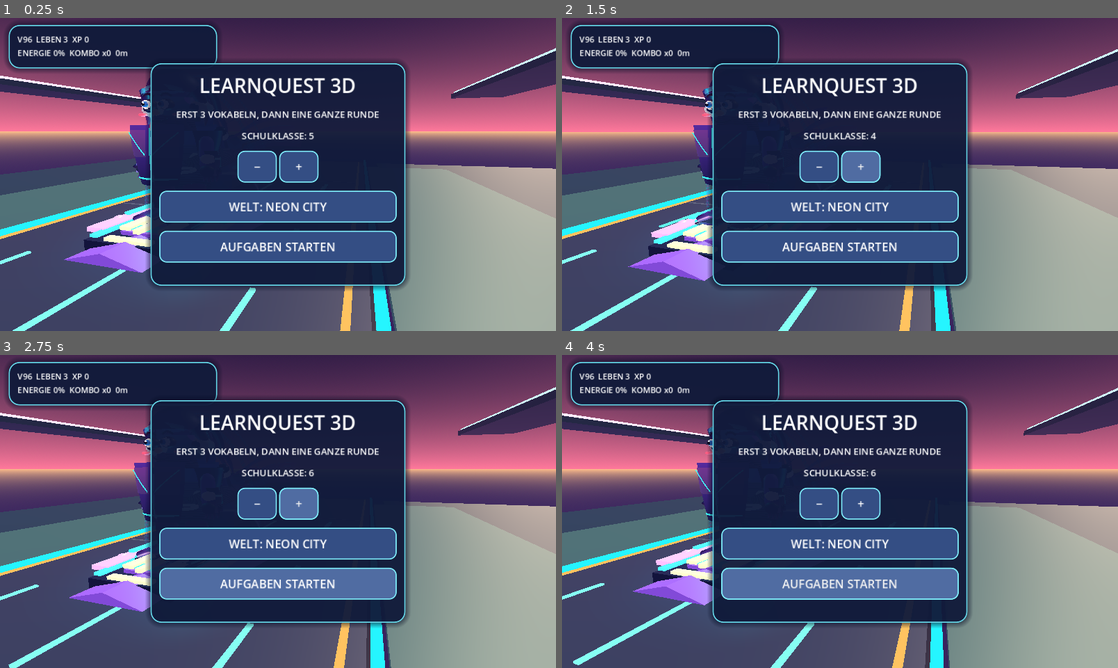
Above: before the commit, frames 1-4 (two rows, left to right).
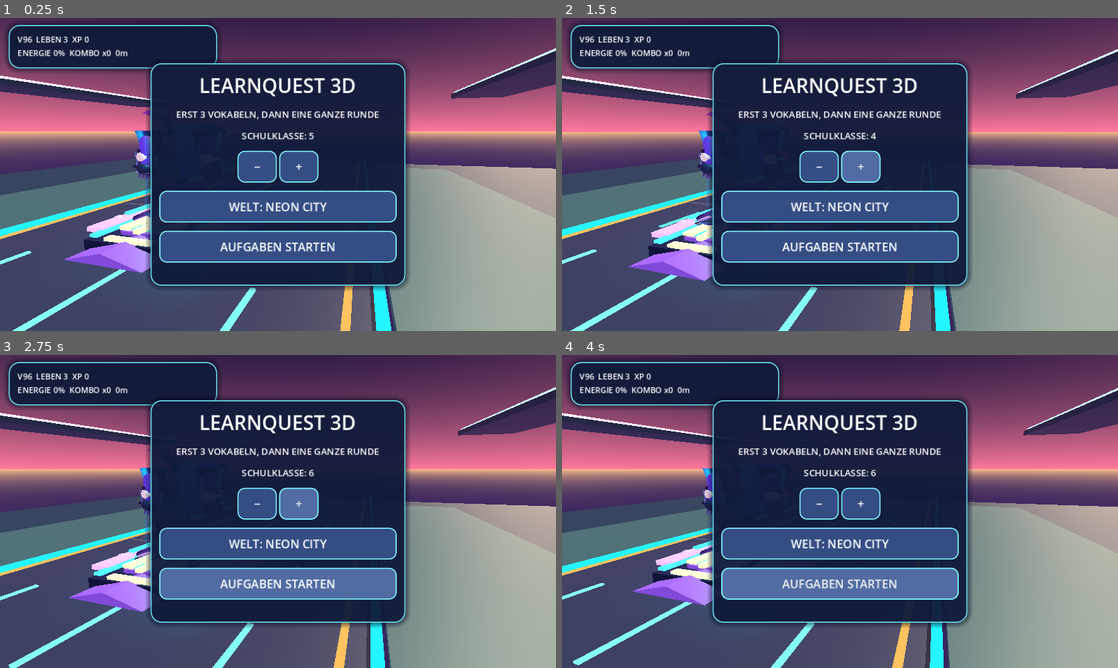
Above: after the commit, the same moments.

Repository: mtothek0703/learnquest-unity-web
Game: Godot game, scene res://main.tscn
The game is run twice, just before and just after one commit, with the same random seed, the same clock (stepped at 60 frames per second) and the same inputs.
Inputs (mouse positions are in pixels of both pictures, inside the frame that each line leads up to):
- Up to frame 1 (0.25 s): no input
- Up to frame 2 (1.5 s): click "−" at 0.5 s; move the mouse to (962, 158) at 1.27 s; hold Right from 1.28 s (still down); hold Q from 1.28 s (still down); click (962, 158) at 1.42 s
- Up to frame 3 (2.75 s): tap Space at 1.52, 1.82 s; release Right at 2 s; release Q at 2 s; drag from (166, 527) to (250, 574) at 2.02 s
- Up to frame 4 (4 s): move the mouse to (895, 442) at 2.77 s; hold Right 2.78-3.5 s; hold R 2.78-3.5 s; drag from (812, 574) to (673, 464) at 3.52 s

The runs differ from the first frame. In frame 1, 0.7% of the frame differs, in the area x 23-28%, y 19-54%; in frame 2, 0.6%; in frame 3, 0.5%; in frame 4, 0.4%.

Commit message:
Sprint 1 V98: synchronize original skinned head, face, hair and flight costume poses

Diff:
--- a/godot/rider_character.gd
+++ b/godot/rider_character.gd
@@ -164,6 +164,11 @@
     var harness := preload("res://rider_aero_harness.gd").new() as Node3D
     harness.name = "AnimatedAeroHarness"
     model.add_child(harness)
+    # V98: match the jacket, coat, exosuit and aero gear to the same V97
+    # skinned-body chest/hips pose. Preserve each accessory's own animation.
+    var costume_follow := preload("res://rider_costume_skin_follow.gd").new() as Node3D
+    costume_follow.name = "SkinnedCostumePoseFollower"
+    model.add_child(costume_follow)
     # Keep the original animated board and lights, hide only its old body.
     var old_body := legacy_rider.get_node_or_null("Animated racer rig")
     if old_body != null:
--- /dev/null
+++ b/godot/rider_costume_skin_follow.gd
@@ -0,0 +1,56 @@
+extends Node3D
+## Sprint 1 / V98: chest/hips pose drives existing detailed costume assemblies.
+## No new geometry, collisions or touch-input changes. Child animations (cloth,
+## glowing reactor, exosuit and cape) remain independently animated.
+const PARTS := [
+    "AnimatedTailoredFlightJacket",
+    "AnimatedSculptedCoat",
+    "AnimatedAeroHarness",
+    "AnimatedSkeletalExosuit",
+    "AnimatedMotionCloak"
+]
+const CHEST_INFLUENCE := [1.0, 0.72, 0.90, 0.78, 0.80]
+const CHEST_ANCHOR := Vector3(0.0, 1.95, 0.0)
+var skeleton: Skeleton3D
+var tracked: Array[Node3D] = []
+var rest_transforms: Array[Transform3D] = []
+var strengths: Array[float] = []
+
+func _ready() -> void:
+    # The original body pose runs at 10, face/helmet/hair at 20.
+    process_priority = 30
+    var model := get_parent() as Node3D
+    var rig := model.get_node_or_null("OriginalBodySkinRig") as Node3D
+    if rig == null:
+        return
+    skeleton = rig.get_node_or_null("OriginalBodySkeleton13") as Skeleton3D
+    if skeleton == null:
+        return
+    for i in range(PARTS.size()):
+        var part := model.get_node_or_null(NodePath(PARTS[i])) as Node3D
+        if part != null:
+            tracked.append(part)
+            rest_transforms.append(part.transform)
+            strengths.append(CHEST_INFLUENCE[i])
+
+func _process(_delta: float) -> void:
+    if skeleton == null:
+        return
+    var hips := skeleton.get_bone_global_pose(0)
+    var chest := skeleton.get_bone_global_pose(2)
+    var hips_shift := hips.origin - skeleton.get_bone_global_rest(0).origin
+    var chest_shift := chest.origin - skeleton.get_bone_global_rest(2).origin
+    var hip_rotation := Quaternion(hips.basis.orthonormalized())
+    var chest_rotation := Quaternion(chest.basis.orthonormalized())
+    for i in range(tracked.size()):
+        var part := tracked[i]
+        if not is_instance_valid(part):
+            continue
+        var strength := strengths[i]
+        var rotation_basis := Basis(hip_rotation.slerp(chest_rotation, strength))
+        var displacement := hips_shift.lerp(chest_shift, strength)
+        var rest: Transform3D = rest_transforms[i]
+        part.transform = Transform3D(
+            rotation_basis * rest.basis,
+            CHEST_ANCHOR + displacement + rotation_basis * (rest.origin - CHEST_ANCHOR)
+        )
--- /dev/null
+++ b/godot/rider_costume_skin_follow_test.gd
@@ -0,0 +1,88 @@
+extends SceneTree
+## Sprint 1 / V98: original skin, face, hair, helmet and coat must share poses.
+## Explicit deterministic poses avoid mistaking node existence for animation.
+func _initialize() -> void:
+    call_deferred("_check")
+
+func _fail(message: String) -> void:
+    push_error("COSTUME SKIN FOLLOW TEST FAILED: " + message)
+    quit(1)
+
+func _check() -> void:
+    var rider := preload("res://rider_character.tscn").instantiate() as Node3D
+    root.add_child(rider)
+    await process_frame
+    var model := rider.get_node_or_null("ImportedRider") as Node3D
+    if model == null:
+        _fail("imported glTF rider missing")
+        return
+    var rig := model.get_node_or_null("OriginalBodySkinRig") as Node3D
+    var head := model.get_node_or_null("AnimatedHeadKinematics") as Node3D
+    var follower := model.get_node_or_null("SkinnedCostumePoseFollower") as Node3D
+    if rig == null or head == null or follower == null:
+        _fail("shared original-body, head and costume pose nodes required")
+        return
+    var skeleton := rig.get_node_or_null("OriginalBodySkeleton13") as Skeleton3D
+    if skeleton == null or skeleton.get_bone_count() != 13:
+        _fail("original imported body must have the 13-bone skin")
+        return
+    var head_pivot := head.get_node_or_null("ArticulatedHeadPivot") as Node3D
+    var face := model.get_node_or_null("ExpressiveFace") as Node3D
+    var hair := model.get_node_or_null("AnimatedWindHairCascade") as Node3D
+    var jacket := model.get_node_or_null("AnimatedTailoredFlightJacket") as Node3D
+    var coat := model.get_node_or_null("AnimatedSculptedCoat") as Node3D
+    if head_pivot == null or face == null or hair == null or jacket == null or coat == null:
+        _fail("visible helmet, face, hair, jacket and coat are required")
+        return
+    var face_rest := face.transform
+    var hair_rest := hair.transform
+    var jacket_rest := jacket.transform
+    var coat_rest := coat.transform
+    if int(rig.process_priority) >= int(head.process_priority) or int(head.process_priority) >= int(follower.process_priority):
+        _fail("skin must update before face and costume")
+        return
+    rider.set("lean", 0.95)
+    rider.set("boosting", true)
+    rider.position.y = 1.1
+    rig.call("_process", 0.35)
+    head.call("_process", 0.35)
+    follower.call("_process", 0.35)
+    var posed_head := skeleton.get_bone_global_pose(4)
+    var head_basis := posed_head.basis.orthonormalized()
+    var shift := posed_head.origin - skeleton.get_bone_global_rest(4).origin
+    var anchor := Vector3(0.0, 2.42, 0.01) + shift
+    if head_pivot.basis.get_rotation_quaternion().angle_to(head_basis.get_rotation_quaternion()) > 0.002:
+        _fail("helmet does not follow the skinned Head bone")
+        return
+    if head_pivot.position.distance_to(anchor) > 0.002:
+        _fail("helmet must follow inherited neck/chest displacement")
+        return
+    for part in [face, hair]:
+        var rest: Transform3D = face_rest if part == face else hair_rest
+        var expected := anchor + head_basis * (rest.origin - Vector3(0.0, 2.42, 0.01))
+        if part.position.distance_to(expected) > 0.002:
+            _fail("face or hair is drifting from the skinned head")
+            return
+        if part.basis.get_rotation_quaternion().angle_to(head_basis.get_rotation_quaternion()) > 0.002:
+            _fail("face or hair does not inherit original Head rotation")
+            return
+    if jacket.basis.get_rotation_quaternion().angle_to(jacket_rest.basis.get_rotation_quaternion()) < 0.08:
+        _fail("tailored jacket does not follow original Chest bone")
+        return
+    if coat.basis.get_rotation_quaternion().angle_to(coat_rest.basis.get_rotation_quaternion()) < 0.06:
+        _fail("coat does not follow blended original Hips/Chest pose")
+        return
+    if follower.find_children("*", "CollisionObject3D", true, false).size() > 0:
+        _fail("pose synchronization must not affect gameplay collision")
+        return
+    rider.set("lean", 0.0)
+    rider.set("boosting", false)
+    rider.position.y = 0.0
+    rig.call("_process", 0.35)
+    head.call("_process", 0.35)
+    follower.call("_process", 0.35)
+    if jacket.position.distance_to(jacket_rest.origin) > 0.003 or coat.position.distance_to(coat_rest.origin) > 0.003:
+        _fail("costume roots drift after neutral reset")
+        return
+    print("COSTUME SKIN FOLLOW TEST PASSED: shared 13-bone head/face/hair and chest/coat poses, safe reset")
+    quit(0)
--- a/godot/rider_head_kinematics.gd
+++ b/godot/rider_head_kinematics.gd
@@ -13,6 +13,8 @@
 var neon_material: StandardMaterial3D
 
 func _ready() -> void:
+    # Original body skin runs at priority 10; read its final bone pose at 20.
+    process_priority = 20
     head_pivot = Node3D.new()
     head_pivot.name = "ArticulatedHeadPivot"
     head_pivot.position = HEAD_CENTER
@@ -35,26 +37,31 @@
     if rider == null:
         return
     clock += delta
-    var steering := clampf(float(rider.get("lean")), -1.0, 1.0)
     var turbo := bool(rider.get("boosting"))
     var air := clampf(rider.position.y / 1.25, 0.0, 1.0)
     var weight := minf(1.0, delta * 7.0)
-    # A readable anticipation pose: look into corners, duck into Turbo,
-    # lift the chin when airborne. Gentle idle scanning adds life in menus.
-    var yaw := -0.26 * steering + sin(clock * 1.1) * 0.035
-    var pitch := (0.16 if turbo else -0.025) - 0.19 * air
-    var roll := -0.15 * steering + sin(clock * 1.8) * 0.018
-    head_pivot.rotation.y = lerpf(head_pivot.rotation.y, yaw, weight)
-    head_pivot.rotation.x = lerpf(head_pivot.rotation.x, pitch, weight)
-    head_pivot.rotation.z = lerpf(head_pivot.rotation.z, roll, weight)
-    var rotation_basis := Basis.from_euler(head_pivot.rotation)
+    # Follow the real V97 Head bone, including inherited hips/chest/neck pose.
+    # Independent V93 Euler rotations previously made the face/helmet/hair
+    # drift away from the skinned original head during hard turns and jumps.
+    var model := get_parent() as Node3D
+    var rig := model.get_node_or_null("OriginalBodySkinRig") as Node3D
+    var skeleton: Skeleton3D = null
+    if rig != null:
+        skeleton = rig.get_node_or_null("OriginalBodySkeleton13") as Skeleton3D
+    if skeleton == null:
+        return
+    var head_pose := skeleton.get_bone_global_pose(4)
+    var head_rest := skeleton.get_bone_global_rest(4)
+    var head_rotation := head_pose.basis.orthonormalized()
+    var head_shift := head_pose.origin - head_rest.origin
+    head_pivot.transform = Transform3D(head_rotation, HEAD_CENTER + head_shift)
     for index in range(tracked.size()):
         if not is_instance_valid(tracked[index]):
             continue
         var original: Transform3D = rest_transforms[index]
         tracked[index].transform = Transform3D(
-            rotation_basis * original.basis,
-            HEAD_CENTER + rotation_basis * (original.origin - HEAD_CENTER)
+            head_rotation * original.basis,
+            head_pivot.position + head_rotation * (original.origin - HEAD_CENTER)
         )
     for index in range(fins.size()):
         var side := -1.0 if index == 0 else 1.0
--- a/godot/rider_original_body_skin.gd
+++ b/godot/rider_original_body_skin.gd
@@ -13,6 +13,8 @@
 var clock: float = 0.0
 
 func bind_original(model: Node3D) -> void:
+    # Process after the rider updates input, before head/costume followers.
+    process_priority = 10
     # Capture only original imported geometry, BEFORE any costume nodes exist.
     var original_meshes: Array[MeshInstance3D] = []
     # Godot may import a one-node glTF with MeshInstance3D as scene root.
@@ -135,7 +137,12 @@
     _rotate(1, Quaternion(Vector3.FORWARD, -steering * 0.13) * Quaternion(Vector3.RIGHT, jump * 0.13), blend)
     _rotate(2, Quaternion(Vector3.UP, -steering * 0.19) * Quaternion(Vector3.RIGHT, (0.17 if boost else 0.0) + jump * 0.17), blend)
     _rotate(3, Quaternion(Vector3.UP, steering * 0.11), blend)
-    _rotate(4, Quaternion(Vector3.UP, steering * 0.14) * Quaternion(Vector3.RIGHT, -jump * 0.10), blend)
+    # One authoritative head pose for the original skinned mesh AND facial,
+    # helmet and hair attachments. Prevent competing V93 and V97 head motion.
+    var gaze := -steering * 0.24 + sin(clock * 1.1) * 0.035
+    var nod := (0.16 if boost else -0.025) - jump * 0.19
+    var tilt := -steering * 0.15 + sin(clock * 1.8) * 0.018
+    _rotate(4, Quaternion(Vector3.UP, gaze) * Quaternion(Vector3.RIGHT, nod) * Quaternion(Vector3.FORWARD, tilt), blend)
     for side in [-1.0, 1.0]:
         var arm := 5 if side < 0.0 else 7
         var thigh := 9 if side < 0.0 else 11
Not shown, changed: .github/workflows/godot-pr-check.yml
Not shown, changed: .github/workflows/publish-unity-webgl.yml
Not shown, changed: LEARNQUEST_SPRINTS.md
Not shown, changed: godot/README.md
